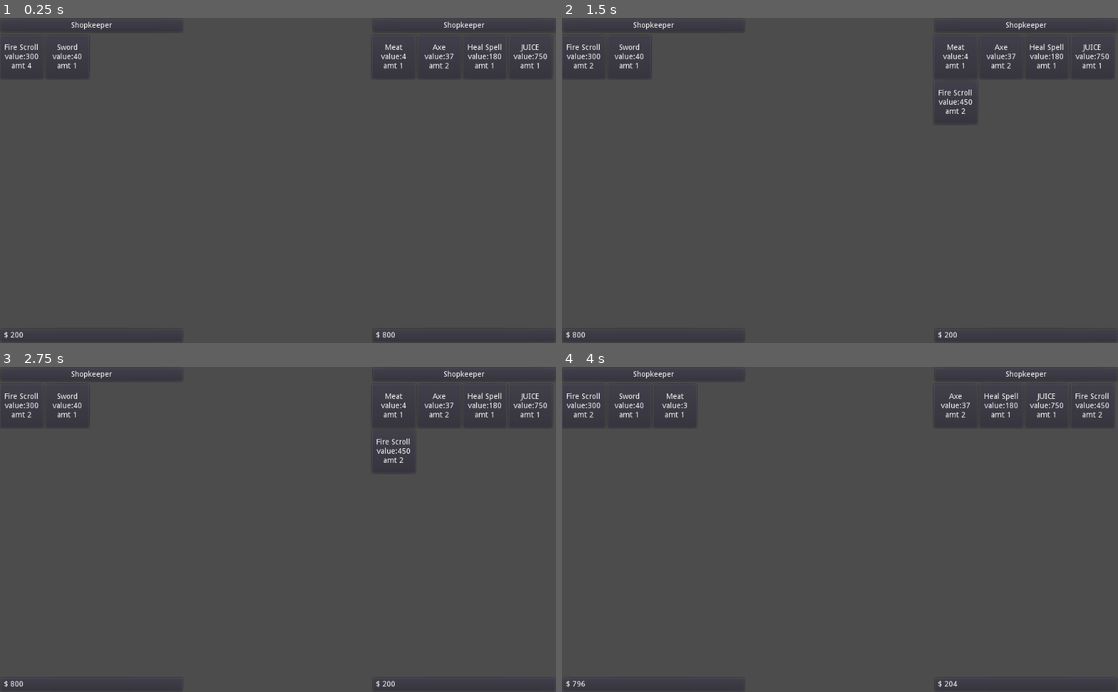
Above: before the commit, frames 1-4 (two rows, left to right).
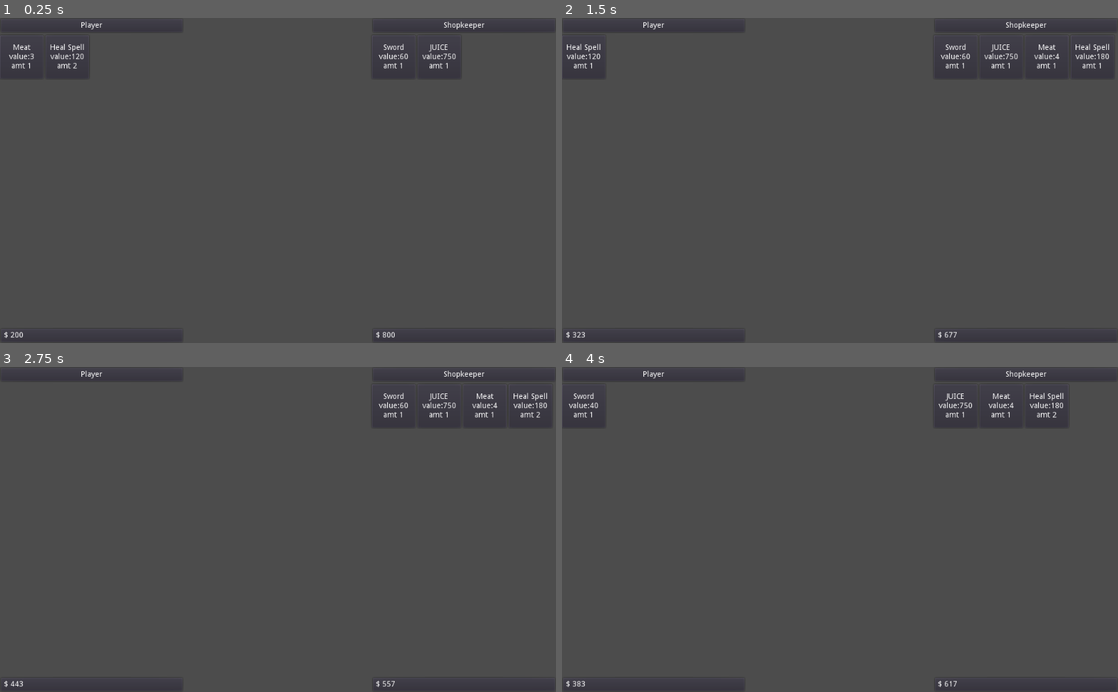
Above: after the commit, the same moments.

Repository: Dr-Dan/godot-fakeo-db
Game: Godot game, scene res://examples/Shopkeeper/ShopkeeperMainScene.tscn
Same seed, same stepped clock (60 frames per second), same inputs: the game is played once before the commit and once after it.
Inputs (mouse positions are in pixels of both pictures, inside the frame that each line leads up to):
- Up to frame 1 (0.25 s): no input
- Up to frame 2 (1.5 s): click (584, 57) at 0.5 s, where only the run before the commit has a clickable "Fire Scroll value:300 amt 4"; click (584, 57) at 1.25 s, where only the run before the commit has a clickable "Fire Scroll value:300 amt 3"
- Up to frame 3 (2.75 s): click (22, 406) at 2 s, where only the run before the commit has a clickable "Fire Scroll value:300 amt 2"
- Up to frame 4 (4 s): click (584, 406) at 2.75 s, where only the run before the commit has a clickable "Fire Scroll value:300 amt 2"; click (956, 406) at 3.5 s, where only the run after the commit has a clickable "Sword value:60 amt 1"

The runs differ from the first frame. In frame 1, 0.8% of the frame differs, in the area x 0-99%, y 1-16%; in frame 2, 0.8%; in frame 3, 0.9%; in frame 4, 0.9%, in the area x 0-99%, y 1-99%.

Commit message:
Cleaned up shopkeeper example

Diff:
--- /dev/null
+++ b/AddressesTestScene.tscn
@@ -0,0 +1,19 @@
+[gd_scene format=2]
+
+[node name="Control" type="Control"]
+anchor_right = 1.0
+anchor_bottom = 1.0
+
+[node name="MarginContainer" type="MarginContainer" parent="."]
+anchor_right = 1.0
+anchor_bottom = 1.0
+
+[node name="CenterContainer" type="CenterContainer" parent="."]
+anchor_right = 1.0
+anchor_bottom = 1.0
+
+[node name="HBoxContainer" type="HBoxContainer" parent="CenterContainer"]
+margin_left = 512.0
+margin_top = 300.0
+margin_right = 512.0
+margin_bottom = 300.0
--- a/examples/Shopkeeper/GUI.gd
+++ b/examples/Shopkeeper/GUI.gd
@@ -1,4 +1,6 @@
 extends MarginContainer
+
+class_name ShopGUI
 
 signal item_pressed(side, item_type)
 
@@ -17,8 +19,12 @@
 	RIGHT:{panel=r_panel, name=""},
 	}
 
+func get_panel(side):
+	if side in panels:
+		return panels[side].panel
+
 func setup_panel(side, panel_name):
-	panels[side].name = panel_name
+	panels[side].panel.display_name = panel_name
 
 func update_actor_inventory(inventory, side, cost_strategy):
 	var container = panels[side].panel
--- a/examples/Shopkeeper/GUI.tscn
+++ b/examples/Shopkeeper/GUI.tscn
@@ -1,6 +1,7 @@
-[gd_scene load_steps=2 format=2]
+[gd_scene load_steps=3 format=2]
 
-[ext_resource path="res://examples/Shopkeeper/InventoryPanel.tscn" type="PackedScene" id=1]
+[ext_resource path="res://examples/Shopkeeper/GUI.gd" type="Script" id=1]
+[ext_resource path="res://examples/Shopkeeper/ShopPanel.tscn" type="PackedScene" id=2]
 
 [node name="GUI" type="MarginContainer"]
 anchor_right = 1.0
@@ -8,6 +9,7 @@
 rect_min_size = Vector2( 1024, 600 )
 size_flags_horizontal = 3
 size_flags_vertical = 3
+script = ExtResource( 1 )
 
 [node name="HBoxContainer" type="HBoxContainer" parent="."]
 margin_right = 1024.0
@@ -15,7 +17,7 @@
 size_flags_horizontal = 3
 size_flags_vertical = 3
 
-[node name="PlayerPanel" parent="HBoxContainer" instance=ExtResource( 1 )]
+[node name="PlayerPanel" parent="HBoxContainer" instance=ExtResource( 2 )]
 editor/display_folded = true
 
 [node name="Container" type="MarginContainer" parent="HBoxContainer"]
@@ -25,6 +27,6 @@
 size_flags_horizontal = 3
 size_flags_vertical = 3
 
-[node name="ShopkeeperPanel" parent="HBoxContainer" instance=ExtResource( 1 )]
+[node name="ShopkeeperPanel" parent="HBoxContainer" instance=ExtResource( 2 )]
 margin_left = 684.0
 margin_right = 1024.0
--- a/examples/Shopkeeper/Inventory.gd
+++ b/examples/Shopkeeper/Inventory.gd
@@ -1,13 +1,8 @@
 extends Node
 
-# Declare member variables here. Examples:
-# var a: int = 2
-# var b: String = "text"
+class_name Inventory
 
-# Called when the node enters the scene tree for the first time.
-func _ready() -> void:
-	pass # Replace with function body.
+var items = [] setget ,_get_items
 
-# Called every frame. 'delta' is the elapsed time since the previous frame.
-#func _process(delta: float) -> void:
-#	pass
+func _get_items():
+	return get_children()
--- /dev/null
+++ b/examples/Shopkeeper/Inventory.tscn
@@ -0,0 +1,6 @@
+[gd_scene load_steps=2 format=2]
+
+[ext_resource path="res://examples/Shopkeeper/Inventory.gd" type="Script" id=1]
+
+[node name="Inventory" type="Node"]
+script = ExtResource( 1 )
--- a/examples/Shopkeeper/InventoryItem.gd
+++ b/examples/Shopkeeper/InventoryItem.gd
@@ -1,9 +1,10 @@
-extends Resource
+extends Node
 class_name InventoryItem
 
-var type: String
-var amt: int
+export (WorldActor.ItemType) var type = WorldActor.ItemType.NONE
+export (int) var amt
 
-func _init(type, amt=1):
+func setup(type, amt):
 	self.type = type
 	self.amt = amt
+	return self
--- /dev/null
+++ b/examples/Shopkeeper/InventoryItem.tscn
@@ -0,0 +1,6 @@
+[gd_scene load_steps=2 format=2]
+
+[ext_resource path="res://examples/Shopkeeper/InventoryItem.gd" type="Script" id=1]
+
+[node name="InventoryItem" type="Node"]
+script = ExtResource( 1 )
--- /dev/null
+++ b/examples/Shopkeeper/ShopPanel.gd
@@ -0,0 +1,14 @@
+extends VBoxContainer
+
+var display_name setget _set_display_name
+var cash setget _set_cash
+
+func _set_display_name(val):
+	$Name/Label.text = val
+	display_name = val
+
+func _set_cash(val):
+	$Cash/Items/Label.text = str(val)
+	cash = val
+
+#func set_items(items)
--- a/examples/Shopkeeper/InventoryPanel.tscn
+++ b/examples/Shopkeeper/ShopPanel.tscn
@@ -1,10 +1,13 @@
-[gd_scene format=2]
+[gd_scene load_steps=2 format=2]
 
-[node name="PlayerPanel" type="VBoxContainer"]
+[ext_resource path="res://examples/Shopkeeper/ShopPanel.gd" type="Script" id=1]
+
+[node name="ShopPanel" type="VBoxContainer"]
 margin_right = 338.0
 margin_bottom = 600.0
 size_flags_horizontal = 3
 size_flags_vertical = 3
+script = ExtResource( 1 )
 
 [node name="Name" type="PanelContainer" parent="."]
 margin_right = 338.0
--- a/examples/Shopkeeper/ShopkeeperGame.gd
+++ b/examples/Shopkeeper/ShopkeeperGame.gd
@@ -5,147 +5,113 @@
 
 const ButtonInvItem = preload("res://examples/Shopkeeper/ButtonInventoryItem.tscn")
 const GLF = OperatorFactory
-
-class Actor:
-	var name: String
-	var cash: int
-	var inventory
-
-	func _init(name, cash, inventory):
-		self.name = name
-		self.cash = cash
-		self.inventory = inventory
-
-class InventoryItemDisplay:
-	var type: String
-	var amt: int
-	var display_cost: int
-
-	func _init(type, amt=1, display_cost=0):
-		self.type = type
-		self.amt = amt
-		self.display_cost = display_cost
-
-const MEAT = "Meat"
-const AXE = "Axe"
-const SWORD = "Sword"
-const SPELL_HEAL = "Heal Spell"
-const SCROLL_FIRE = "Fire Scroll"
-const THE_JUICE = "JUICE"
+const List = EnumeratorsDeferred.ListEnumerator
+const IType = WorldActor.ItemType
+const Query = QueryBuilderDeferred
 
 const PLAYER = "Player"
 const SHOPKEEPER = "Shopkeeper"
 
-onready var item_data = IterList.new([
-	{type=MEAT, value=3, descr="Some meat."},
-	{type=AXE, value=25, descr="A simple logging axe."},
-	{type=SWORD, value=40, descr="A sword from some lost soldier."},
-	{type=SPELL_HEAL, value=120, descr="Refills a substantial amount of HP."},
-	{type=SCROLL_FIRE, value=300, descr="Deals a small amount of fire damage.\nDestroyed on use."},
-	{type=THE_JUICE, value=500, descr="Nice."},
+##############################################################################
+
+onready var item_data = List.new([
+	{type=IType.MEAT, display_name="Meat", value=3, descr="Some meat."},
+	{type=IType.AXE, display_name="Axe", value=25, descr="A simple logging axe."},
+	{type=IType.SWORD, display_name="Sword", value=40, descr="A sword from some lost soldier."},
+	{type=IType.SPELL_HEAL, display_name="Heal Spell", value=120, descr="Refills a substantial amount of HP."},
+	{type=IType.SCROLL_FIRE, display_name="Fire Scroll", value=300, descr="Deals a small amount of fire damage.\nDestroyed on use."},
+	{type=IType.THE_JUICE, display_name="JUICE", value=500, descr="Nice."},
 ])
 
-onready var actor_data = IterList.new([
-	$Player,
-	])
+onready var gui = $GUI
 
-# TODO: store in db
+##############################################################################
+
 export var shopkeeper_mult = 1.5
 
 func _ready():
-	create_shopkeeper()
 	update_gui()
 
-func create_shopkeeper():
-	var inventory = IterList.new([
-		InventoryItem.new(MEAT),
-		InventoryItem.new(AXE, 2),
-		InventoryItem.new(SPELL_HEAL, 1),
-		InventoryItem.new(THE_JUICE, 1),
-	])
+##############################################################################
 
-	var shopkeeper = WorldActor.new(SHOPKEEPER, 800)
-	add_child(shopkeeper)
-	shopkeeper.inventory = inventory
-	actor_data.items.append(shopkeeper)
+func update_gui():
+	var p_panel = gui.get_panel(0)
+	var s_panel = gui.get_panel(1)
 
-const gui_base = "GUI/HBoxContainer"
-func update_gui():
-	var s_panel = get_node(gui_base +"/ShopkeeperPanel")
-	var p_panel = get_node(gui_base +"/PlayerPanel")
-	update_actor_gui(SHOPKEEPER, s_panel)
-	update_actor_gui(PLAYER, p_panel)
+	p_panel.display_name = PLAYER
+	s_panel.display_name = SHOPKEEPER
 
-	update_cash_display(SHOPKEEPER, s_panel)
-	update_cash_display(PLAYER, p_panel)
+	p_panel.cash = $Player.cash
+	s_panel.cash = $Shopkeeper.cash
 
-func update_actor_gui(name, container):
+	update_actor_gui($Shopkeeper, s_panel)
+	update_actor_gui($Player, p_panel)
+
+
+func update_actor_gui(actor, container):
 	clear_inventory_gui(container)
 
-	var actor = actor_data.first({name=GLF.eq(name)})
-	if actor != null:
-		for shp_item in actor.inventory.to_list():
-			var btn = create_button(name, shp_item)
-			btn.connect("button_down", self, "item_clicked", [btn, name, shp_item.type])
-			container.get_node("Inventory").add_child(btn)
+	for shp_item in actor.inventory.get_children():
+		var btn = create_button(actor.shop_mult_bonus, shp_item)
+
+		btn.connect("button_down", self, "item_clicked", [btn, actor, shp_item.type])
+		container.get_node("Inventory").add_child(btn)
 
 func clear_inventory_gui(container):
 	for c in container.get_node("Inventory").get_children():
 		c.queue_free()
 
-func update_cash_display(name, container):
-	var actor = actor_data.first({name=GLF.eq(name)})
-	container.get_node("Cash/Items/Label").text = str(actor.cash)
 
-func create_button(name, shp_item):
-	var info = item_data.first({type=GLF.eq(shp_item.type)})
+func create_button(mult, shp_item):
+	var info = item_data.where({type=GLF.eq(shp_item.type)}).at(0)
 	var txt = "%s\nvalue:%d\namt %d" %\
-		[shp_item.type, get_cost(name, shp_item.type), shp_item.amt]
+		[info.display_name, get_cost(info.type) * mult, shp_item.amt]
 
 	var btn = ButtonInvItem.instance()
 	btn.get_node("Label").text = txt
 	btn.hint_tooltip = info.descr
 	return btn
 
-func item_clicked(btn, name, type):
-	if name == PLAYER:
-		if transfer_cash(SHOPKEEPER, PLAYER, get_cost(PLAYER, type)):
-			deposit_item(SHOPKEEPER, type, 1)
-			remove_item(PLAYER, type)
+func get_cost(type) -> int:
+	var value = item_data.where({type=GLF.eq(type)}).at(0).value
+	return int(value)
+
+func item_clicked(btn, actor, type):
+	if actor.name == PLAYER:
+		if transfer_cash($Shopkeeper, $Player, get_cost(type)*actor.shop_mult_bonus):
+			deposit_item($Shopkeeper, type, 1)
+			remove_item($Player, type)
+			pass
 	else:
-		if transfer_cash(PLAYER, SHOPKEEPER, get_cost(SHOPKEEPER, type)):
-			deposit_item(PLAYER, type, 1)
-			remove_item(SHOPKEEPER, type)
+		if transfer_cash($Player, $Shopkeeper, get_cost(type)*actor.shop_mult_bonus):
+			deposit_item($Player, type, 1)
+			remove_item($Shopkeeper, type)
+			pass
 	update_gui()
 
-func transfer_cash(source_name, target_name, amt) -> bool:
-	var target = actor_data.first({name=GLF.eq(target_name)})
-	var source = actor_data.first({name=GLF.eq(source_name)})
+##############################################################################
+
+static func transfer_cash(source, target, amt:int) -> bool:
 	if source.cash - amt >= 0:
 		target.cash += amt
 		source.cash -= amt
 		return true
 	return false
 
-func get_cost(source, type) -> int:
-	var value = item_data.first({type=GLF.eq(type)}).value
-	if source == SHOPKEEPER:
-		return int(value * shopkeeper_mult)
-	return int(value)
+static func deposit_item(target, type, amt=1):
+	var item = List.new(target.inventory.items)\
+	.where({type=GLF.eq(type)}).at(0)
+	if item != null:
+		item.amt += amt
+	else:
+		target.inventory.add_child(InventoryItem.new().setup(type, 1))
 
-func deposit_item(name, type, amt=1):
-	var actor = actor_data.first({name=GLF.eq(name)})
-	var i = actor.inventory.first({type=GLF.eq(type)})
-	if i != null:
-		i.amt += amt
-	else:
-		actor.inventory.items.append(InventoryItem.new(type, 1))
+static func remove_item(actor, type):
+	var item = List.new(actor.inventory.items)\
+	.where({type=GLF.eq(type)}).at(0)
 
-func remove_item(name, type):
-	var actor = actor_data.first({name=GLF.eq(name)})
-	var item = actor.inventory.first({type=GLF.eq(type)})
-
-	item.amt -= 1
-	if item.amt <= 0:
-		actor.inventory.items.erase(item)
-	var value = item_data.first({type=GLF.eq(type)}).value
+	if item != null:
+		item.amt -= 1
+		if item.amt <= 0:
+			actor.inventory.items.erase(item)
+			item.free()
--- a/examples/Shopkeeper/ShopkeeperMainScene.tscn
+++ b/examples/Shopkeeper/ShopkeeperMainScene.tscn
@@ -1,24 +1,45 @@
-[gd_scene load_steps=5 format=2]
+[gd_scene load_steps=7 format=2]
 
 [ext_resource path="res://examples/Shopkeeper/ShopkeeperGame.gd" type="Script" id=1]
 [ext_resource path="res://examples/Shopkeeper/WorldActor.gd" type="Script" id=2]
-[ext_resource path="res://examples/Shopkeeper/GUI.tscn" type="PackedScene" id=3]
-[ext_resource path="res://examples/Shopkeeper/GUI.gd" type="Script" id=4]
+[ext_resource path="res://examples/Shopkeeper/Inventory.tscn" type="PackedScene" id=3]
+[ext_resource path="res://examples/Shopkeeper/InventoryItem.tscn" type="PackedScene" id=4]
+[ext_resource path="res://examples/Shopkeeper/InventoryItem.gd" type="Script" id=5]
+[ext_resource path="res://examples/Shopkeeper/GUI.tscn" type="PackedScene" id=6]
 
 [node name="Node2D" type="Node2D"]
 script = ExtResource( 1 )
 
 [node name="Player" type="Node2D" parent="."]
 script = ExtResource( 2 )
-_start_inv = {
-"Fire Scroll": 4,
-"Sword": 1
-}
 cash = 200
 
-[node name="GUI" parent="." instance=ExtResource( 3 )]
-margin_right = 1024.0
-margin_bottom = 600.0
-grow_horizontal = 2
-grow_vertical = 2
-script = ExtResource( 4 )
+[node name="Inventory" parent="Player" instance=ExtResource( 3 )]
+
+[node name="InventoryItem" parent="Player/Inventory" instance=ExtResource( 4 )]
+type = 1
+amt = 1
+
+[node name="InventoryItem2" type="Node" parent="Player/Inventory"]
+script = ExtResource( 5 )
+type = 4
+amt = 2
+
+[node name="Shopkeeper" type="Node2D" parent="."]
+script = ExtResource( 2 )
+cash = 800
+shop_mult_bonus = 1.5
+
+[node name="Inventory" parent="Shopkeeper" instance=ExtResource( 3 )]
+
+[node name="InventoryItem" type="Node" parent="Shopkeeper/Inventory"]
+script = ExtResource( 5 )
+type = 3
+amt = 1
+
+[node name="InventoryItem2" type="Node" parent="Shopkeeper/Inventory"]
+script = ExtResource( 5 )
+type = 6
+amt = 1
+
+[node name="GUI" parent="." instance=ExtResource( 6 )]
--- a/examples/Shopkeeper/WorldActor.gd
+++ b/examples/Shopkeeper/WorldActor.gd
@@ -2,16 +2,21 @@
 
 class_name WorldActor
 
-export var _start_inv = {}
+enum ItemType{
+	NONE,
+	MEAT,
+	AXE,
+	SWORD,
+	SPELL_HEAL,
+	SCROLL_FIRE,
+	THE_JUICE,
+}
+
 export var cash: int
+export var shop_mult_bonus: float = 1.0
 
-onready var inventory = IterList.new()
+onready var inventory = $Inventory
 
 func _init(name="", cash=0):
 	self.cash = cash
 	self.name = name
-
-func _ready() -> void:
-	for k in _start_inv.keys():
-		var inv = InventoryItem.new(k, _start_inv[k])
-		inventory.items.append(inv)
--- a/examples/basic_example.gd
+++ b/examples/basic_example.gd
@@ -1,7 +1,6 @@
 tool
 extends EditorScript
 
-# TODO: rename or remove these
 const GL = Operators
 const GLF = OperatorFactory
 
@@ -57,15 +56,14 @@
 
 	print_break()
 	print_lists(name_table, addr_table)
-	print_break()
-	age_comp_builder_test(name_table)
-	print_break()
-	house_search_test(name_table, addr_table)
-	print_break()
-	count_names_test(name_table)
-	print_break()
-	take_test(name_table)
-
+#	print_break()
+#	age_comp_builder_test(name_table)
+#	print_break()
+#	house_search_test(name_table, addr_table)
+#	print_break()
+#	count_names_test(name_table)
+#	print_break()
+#	take_test(name_table)
 
 
 # ==============================================================
@@ -77,16 +75,21 @@
 
 
 func print_lists(name_table, addr_table):
-	var query_names = QueryBuilder.new()\
-	.select(["name", "age", "addr_id"])
-	var query_addr = QueryBuilder.new()\
-	.select(["addr_id", "street", "value"])
+	var query_names = QueryBuilderDeferred.new()\
+	.project(["name", "age", "addr_id"])\
+	.eval(name_table)
+
+	var query_addr = QueryBuilderDeferred.new()\
+	.project(["addr_id", "street", "value"])\
+	.eval(addr_table)
 
 	print("PEOPLE:")
-	print(query_names.eval(name_table))
+	for i in query_names: print(i)
+#	print(query_names.to_list())
 	print("\n--------------")
 	print("ADDRESSES:")
-	print(query_addr.eval(addr_table))
+#	for i in query_addr: print(i)
+	print(query_addr.to_list())
 
 # ==============================================================
 
@@ -95,13 +98,13 @@
 var age_comp_not = GLF.not_(age_comp)
 var fields = ["addr_id", "name", "age"]
 
-var where_age = QueryBuilder.new()\
+var where_age = QueryBuilderDeferred.new()\
 	.where({age=age_comp})\
-	.select(fields)
+	.project(fields)
 
-var where_not_age = QueryBuilder.new()\
+var where_not_age = QueryBuilderDeferred.new()\
 	.where({age=age_comp_not})\
-	.select(fields)
+	.project(fields)
 
 func age_comp_builder_test(name_table):
 	var result = where_age.eval(name_table)
--- a/lib/EnumeratorsDeferred.gd
+++ b/lib/EnumeratorsDeferred.gd
@@ -6,8 +6,10 @@
 
 	var state: int
 	var current
+	var source
 
-	func _init():
+	func _init(source):
+		self.source = source
 		self.state = START
 		self.current = null
 
@@ -63,11 +65,9 @@
 class ListEnumerator:
 	extends Enumerable
 	var index
-	var source
 
-	func _init(source: Array).():
+	func _init(source: Array).(source):
 		index = -1
-		self.source = source
 
 	func _iter_next(arg):
 		if state == RUNNING:
@@ -81,8 +81,10 @@
 	func _iter_init(arg):
 		._iter_init(arg)
 		index = 0
-		current = source[index]
-		return true
+		if index < source.size():
+			current = source[index]
+			return true
+		return false
 
 	func to_list():
 		return [] + source
@@ -101,11 +103,9 @@
 	extends Enumerable
 
 	var preds
-	var source
 
-	func _init(source, preds).():
+	func _init(source, preds).(source):
 		self.preds = preds
-		self.source = source
 
 	func _iter_next(arg):
 		if state == RUNNING:
@@ -119,7 +119,7 @@
 
 	func _iter_init(arg):
 		._iter_init(arg)
-		source._iter_init(arg)
+		if not source._iter_init(arg): return false
 
 		var item = source.current
 		if Operators.item_valid(item, preds):
@@ -133,11 +133,9 @@
 	extends Enumerable
 
 	var fields
-	var source
 
-	func _init(source, fields).():
+	func _init(source, fields).(source):
 		self.fields = fields
-		self.source = source
 
 	func get_result(item):
 		var n = {}
@@ -157,7 +155,7 @@
 
 	func _iter_init(arg):
 		._iter_init(arg)
-		source._iter_init(arg)
+		if not source._iter_init(arg): return false
 		current = get_result(source.current)
 		return true
 
@@ -167,9 +165,8 @@
 
 	var count: int
 	var i: int
-	var source
 
-	func _init(source, count:int).():
+	func _init(source, count:int).(source):
 		self.source = source
 		self.count = count
 		self.i=-1
@@ -186,7 +183,7 @@
 
 	func _iter_init(arg):
 		._iter_init(arg)
-		source._iter_init(arg)
+		if not source._iter_init(arg): return false
 
 		i = 0
 		current = source.current
--- a/lib/QueryBuilderDeferred.gd
+++ b/lib/QueryBuilderDeferred.gd
@@ -3,29 +3,28 @@
 var start
 var next
 
-# TODO: could just set eval(e:Enuerable) input as start
 func _init():
-	start = EnumeratorsDeferred.ListEnumerator.new([])
-	next = start
+	pass
 
-#func get_start(e):
-#	if start == null:
-#		return e
-#	else:
-#		return start
+func _set_next(e: EnumeratorsDeferred.Enumerable):
+	if start == null:
+		start = e
+	next = e
 
 func project(fields):
-	next = EnumeratorsDeferred.Project.new(next, fields)
+	_set_next(EnumeratorsDeferred.Project.new(next, fields))
 	return self
 
 func where(comps):
-	next = EnumeratorsDeferred.Where.new(next, comps)
+	_set_next(EnumeratorsDeferred.Where.new(next, comps))
 	return self
 
 func take(amt):
-	next = EnumeratorsDeferred.Take.new(next, amt)
+	_set_next(EnumeratorsDeferred.Take.new(next, amt))
 	return self
 
 func eval(data):
-	start._init(data)
+	if data is Array:
+		data = EnumeratorsDeferred.ListEnumerator.new(data)
+	start.source = data
 	return next
--- a/project.godot
+++ b/project.godot
@@ -19,7 +19,12 @@
 "language": "GDScript",
 "path": "res://lib/EnumeratorsDeferred.gd"
 }, {
-"base": "Resource",
+"base": "Node",
+"class": "Inventory",
+"language": "GDScript",
+"path": "res://examples/Shopkeeper/Inventory.gd"
+}, {
+"base": "Node",
 "class": "InventoryItem",
 "language": "GDScript",
 "path": "res://examples/Shopkeeper/InventoryItem.gd"
@@ -49,6 +54,11 @@
 "language": "GDScript",
 "path": "res://lib/QueryBuilderDeferred.gd"
 }, {
+"base": "MarginContainer",
+"class": "ShopGUI",
+"language": "GDScript",
+"path": "res://examples/Shopkeeper/GUI.gd"
+}, {
 "base": "Node",
 "class": "WorldActor",
 "language": "GDScript",
@@ -57,12 +67,14 @@
 _global_script_class_icons={
 "Enumerators": "",
 "EnumeratorsDeferred": "",
+"Inventory": "",
 "InventoryItem": "",
 "IterList": "",
 "OperatorFactory": "",
 "Operators": "",
 "QueryBuilder": "",
 "QueryBuilderDeferred": "",
+"ShopGUI": "",
 "WorldActor": ""
 }
 
